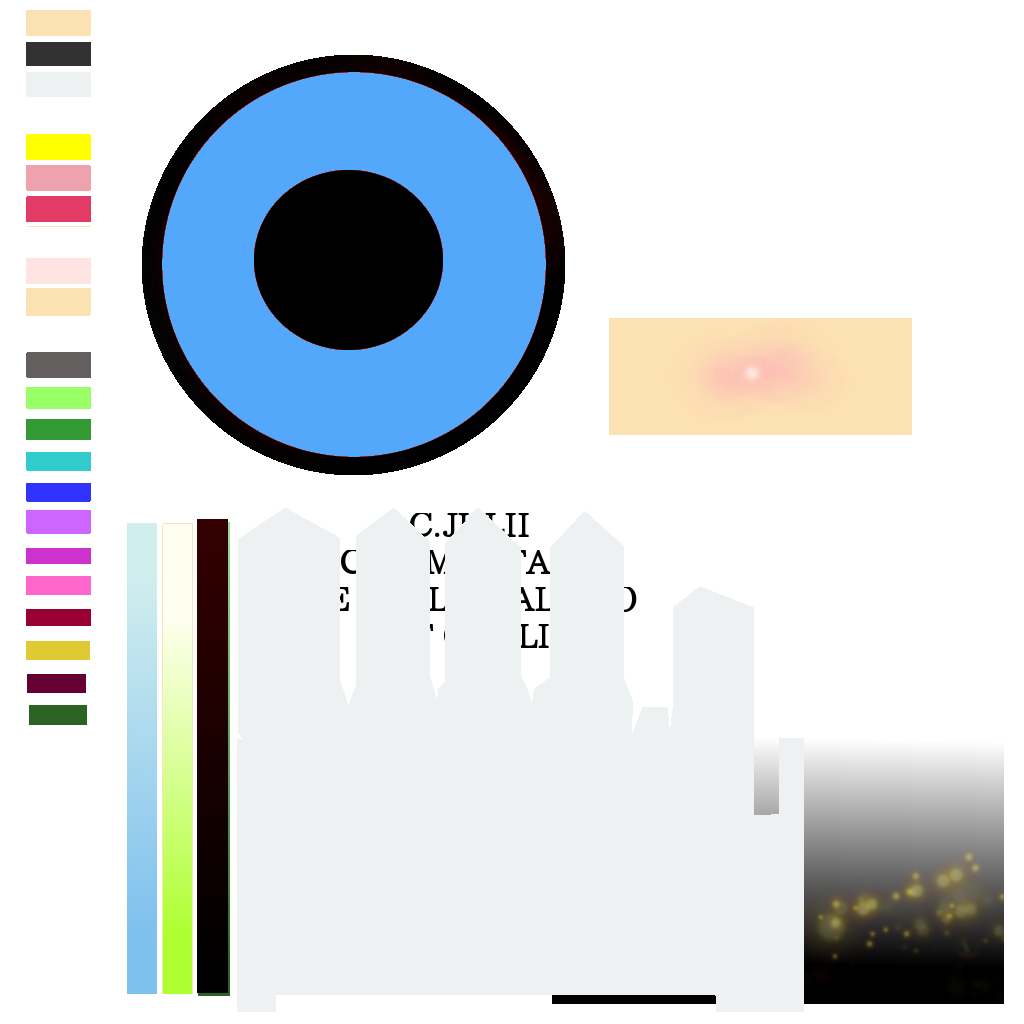
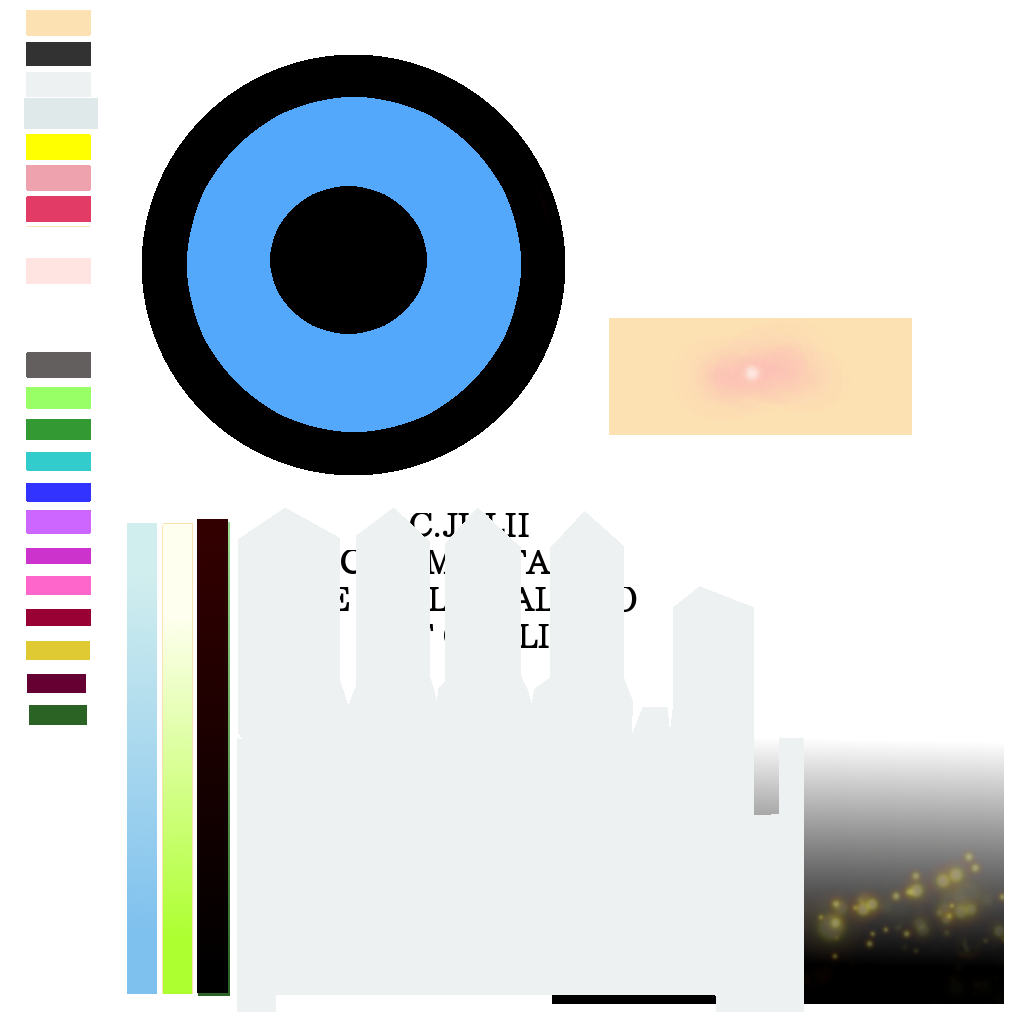
Two versions of the same layered image (1024 × 1024). Layer-by-layer changes:
showed "ShadowFilter #1" over (x1=24, y1=98, x2=98, y2=316)
painted on "White #1" over (x1=26, y1=288, x2=91, y2=316)
added layer "レイヤー #2" above "レイヤー #3" over (x1=270, y1=186, x2=427, y2=334)
added layer "レイヤー #3" above "可視部分コピー #1" over (x1=187, y1=97, x2=521, y2=432)
painted on "可視部分コピー #1" over (x1=142, y1=55, x2=565, y2=468)
